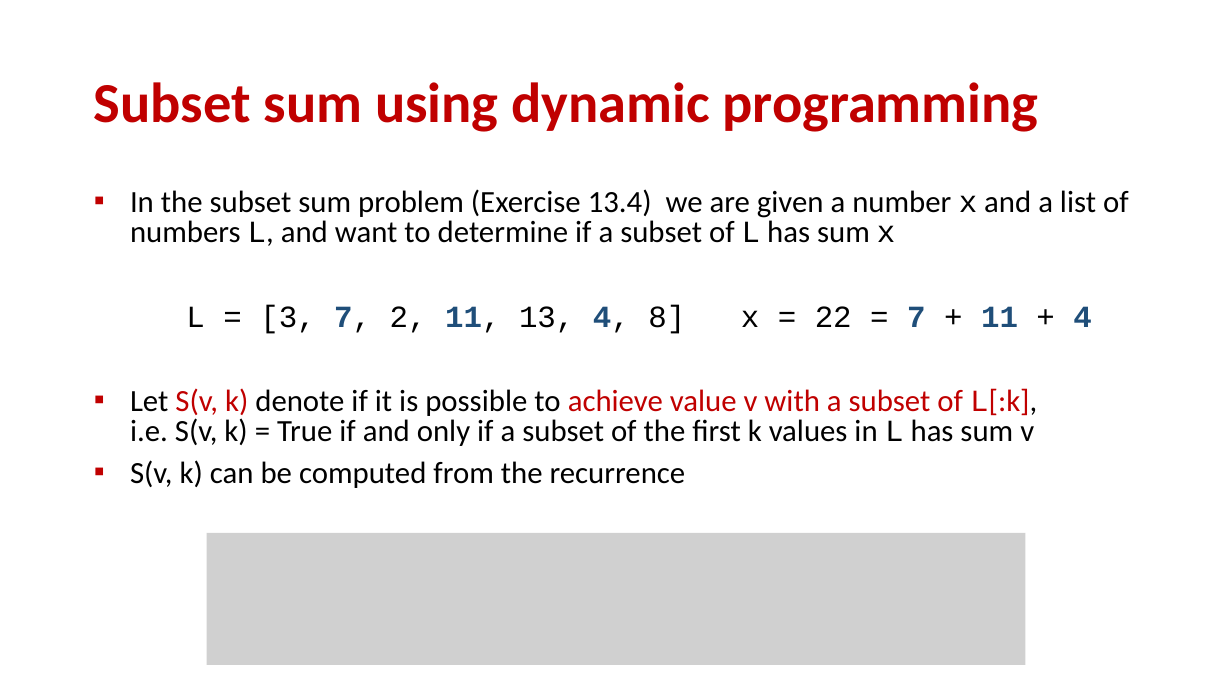
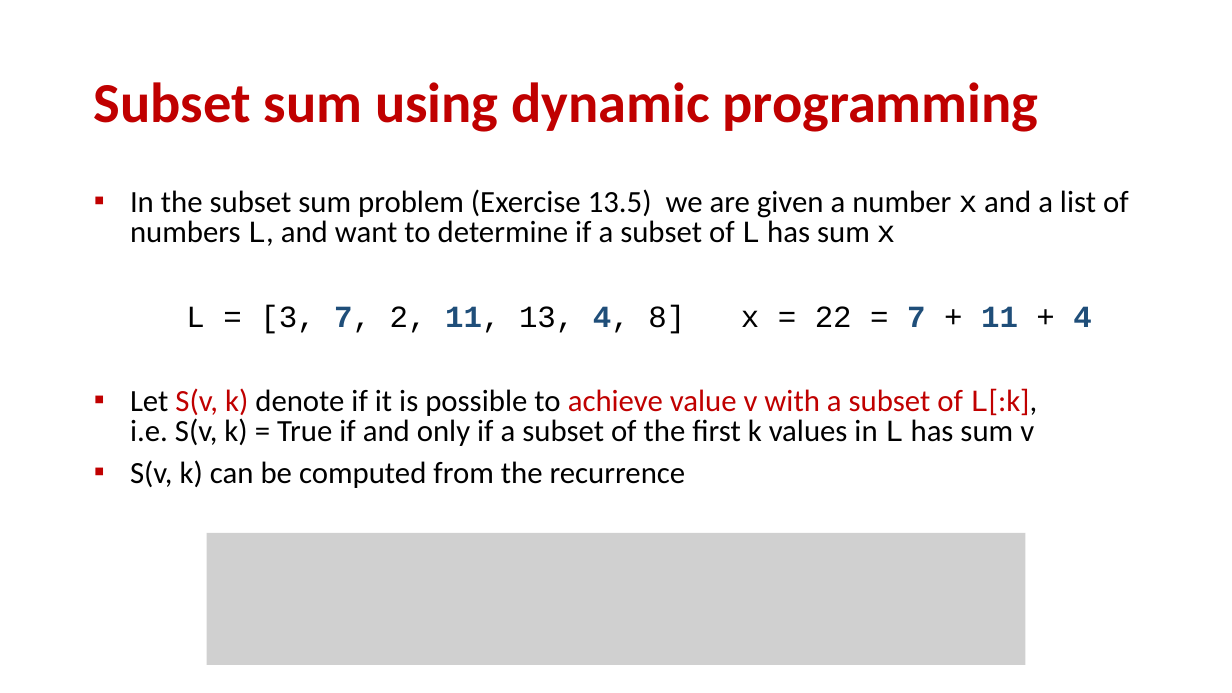
Before and after one commit to gsbrodal/gsbrodal.github.io, a slide deck: slide 9 of ipsa/slides/dynamic_programming.pptx. Drawn at 1232x693 pixels with LibreOffice and Linux fonts; fonts in the diff are those of the drawing; grey boxes stand for pictures. Boxes give left, top, right and bottom in pixels: in the first picture for what was removed or moved away, otherwise in the second. Text is boxed around its words. In the diff, an @@ line names an element or a change of style, - is before the commit and + after.

Commit message:
all-slides-with-answers.pdf all-slides.pdf code.zip decorators.pdf decorators.pptx dynamic_programming.pdf dynamic_programming.pptx

```diff
--- a/ipsa/slides/dynamic_programming.pptx
+++ b/ipsa/slides/dynamic_programming.pptx
@@ text at bbox=[130, 189, 1129, 246]: text changed @@
-▪ In the subset sum problem (Exercise 13.4) we are given a number x and a list of numbers L, and want to determine if a subset of L has sum x
+▪ In the subset sum problem (Exercise 13.5) we are given a number x and a list of numbers L, and want to determine if a subset of L has sum x
```
Also in this commit, not shown: 4 other slides changed, 6 other files.
